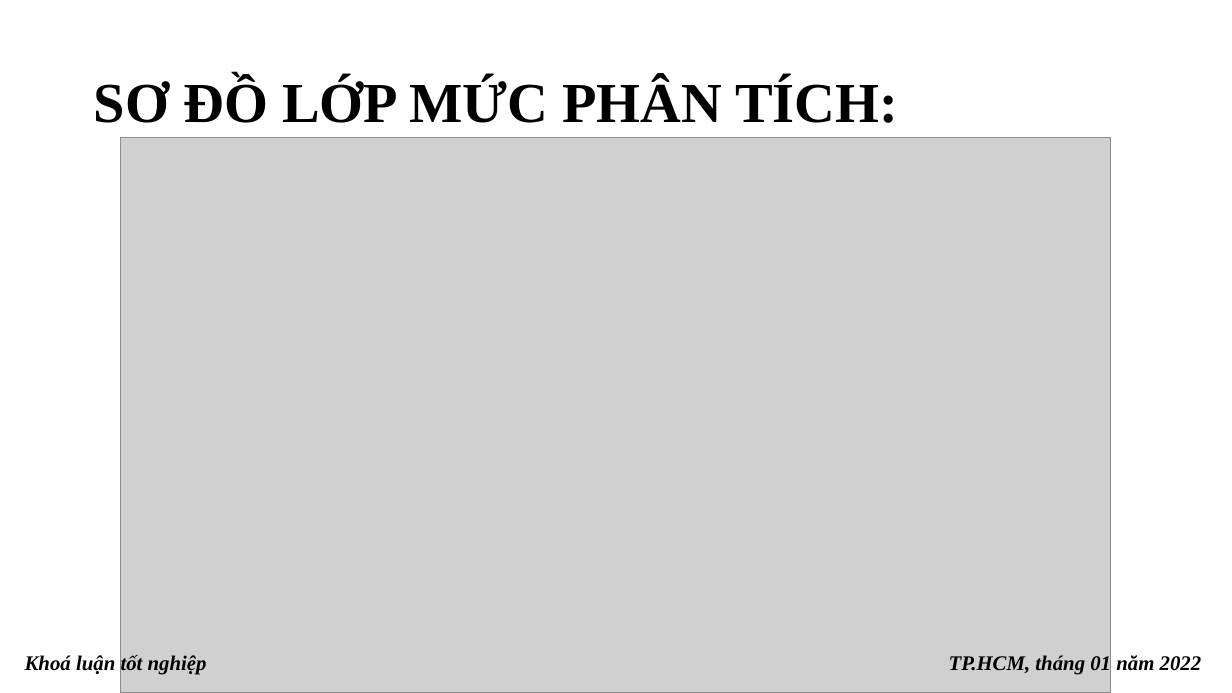
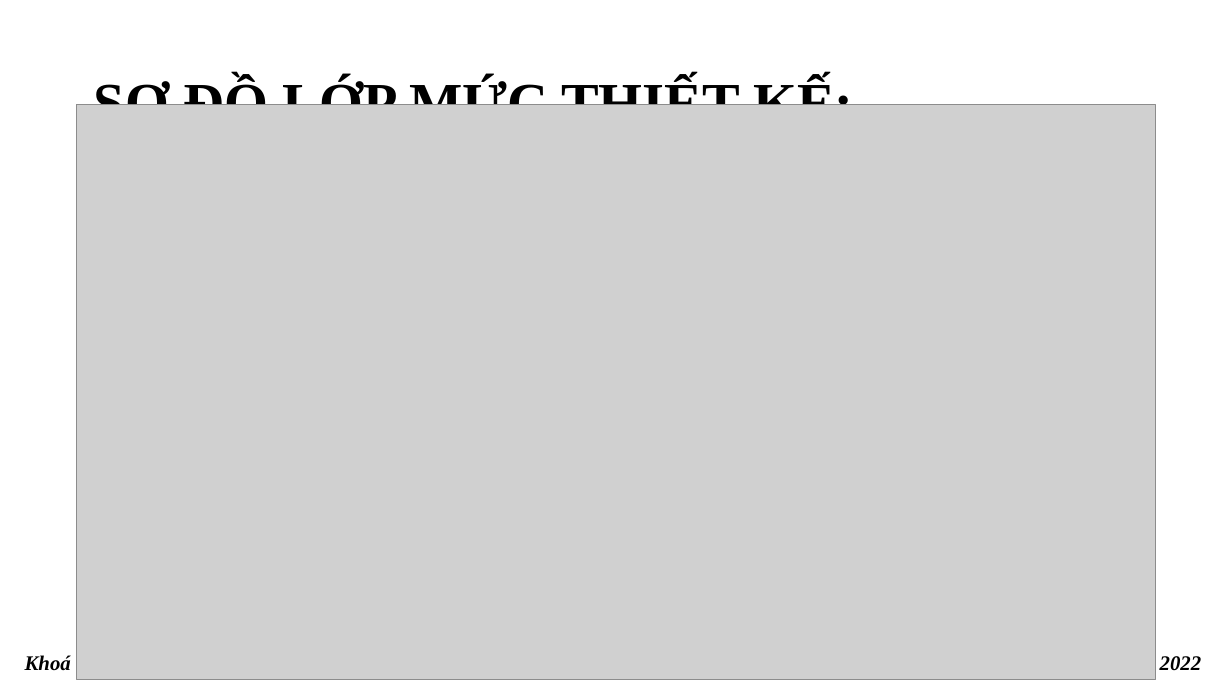
Before and after one commit to khoaluantotnghiep-09dhth-hufi/baocao, a slide deck: slide 15 of ppBaoCao_2.pptx. Drawn at 1232x693 pixels with LibreOffice and Linux fonts; fonts in the diff are those of the drawing; grey boxes stand for pictures. Boxes give left, top, right and bottom in pixels: in the first picture for what was removed or moved away, otherwise in the second. Text is boxed around its words. In the diff, an @@ line names an element or a change of style, - is before the commit and + after.

```diff
--- a/ppBaoCao_2.pptx
+++ b/ppBaoCao_2.pptx
@@ title at (x1=94, y1=78, x2=853, y2=105): text changed @@
-SƠ ĐỒ LỚP MỨC PHÂN TÍCH:
+SƠ ĐỒ LỚP MỨC THIẾT KẾ:
@@ picture resized from (x1=121, y1=138, x2=1111, y2=693) to (x1=77, y1=104, x2=1156, y2=679) @@
```
Also in this commit, not shown: 10 other slides changed, 2 other files.
